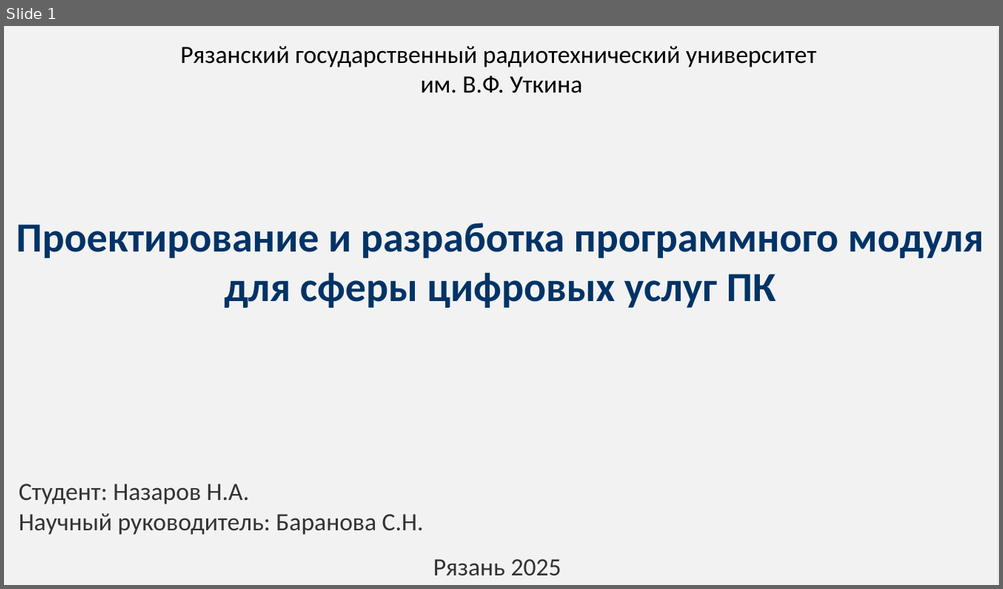
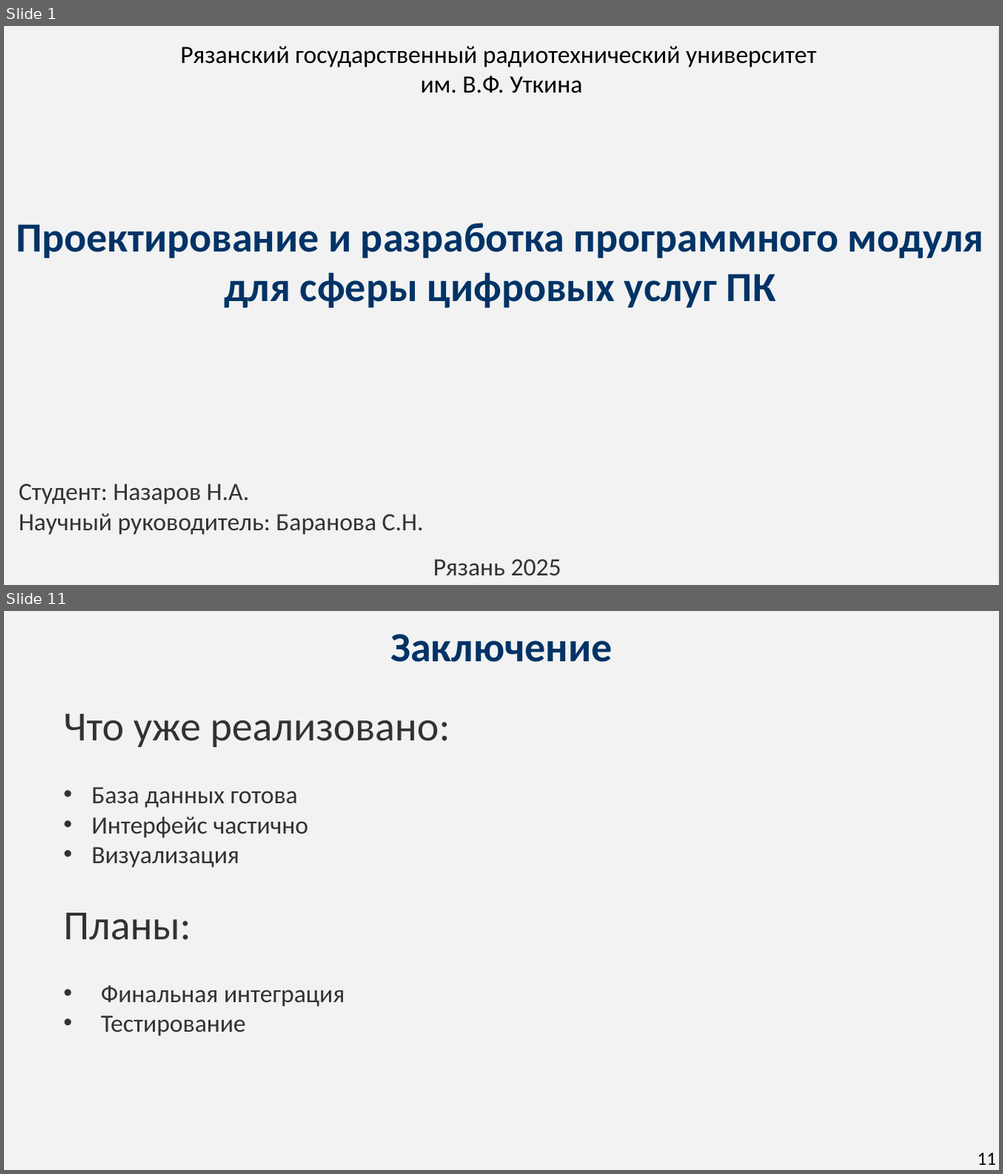
Before and after one commit to NzrvXO/Diplom, a slide deck: Презентация конференция/Презентация_Диплом_Template_Full.pptx. Shown one above the other, each under a label of ours: slide 1 before the commit, slides 1 and 11 after it; the slides between them are not shown. The pictures are 1003x589 and 1003x1174 pixels, drawn with LibreOffice and Linux fonts; fonts in the diff are those of the drawing. Boxes give left, top, right and bottom in pixels: in the first picture for what was removed or moved away, otherwise in the second. Text is boxed around its words. In the diff, an @@ line names an element or a change of style, - is before the commit and + after.

```diff
--- a/Презентация конференция/Презентация_Диплом_Template_Full.pptx
+++ b/Презентация конференция/Презентация_Диплом_Template_Full.pptx
@@ slide 11 added at [4,611,999,1170], background #FFFFFF @@
@@ rectangle added at [4,611,999,1170], fill #F2F2F2 @@
@@ text added at [390,634,612,662], 40 pt, text #003366, bold @@
+Заключение
@@ text added at [63,714,450,1037], 24 pt, text #323232 @@
+Что уже реализовано:
+• База данных готова
+• Интерфейс частично
+• Визуализация
+Планы:
+• Финальная интеграция
+• Тестирование
@@ text added at [977,1153,996,1165], 18 pt, text #000000 @@
+11
```
Also in this commit, not shown: 1 slide changed, 9 other slides added, 2 slides removed, 3 other files.
